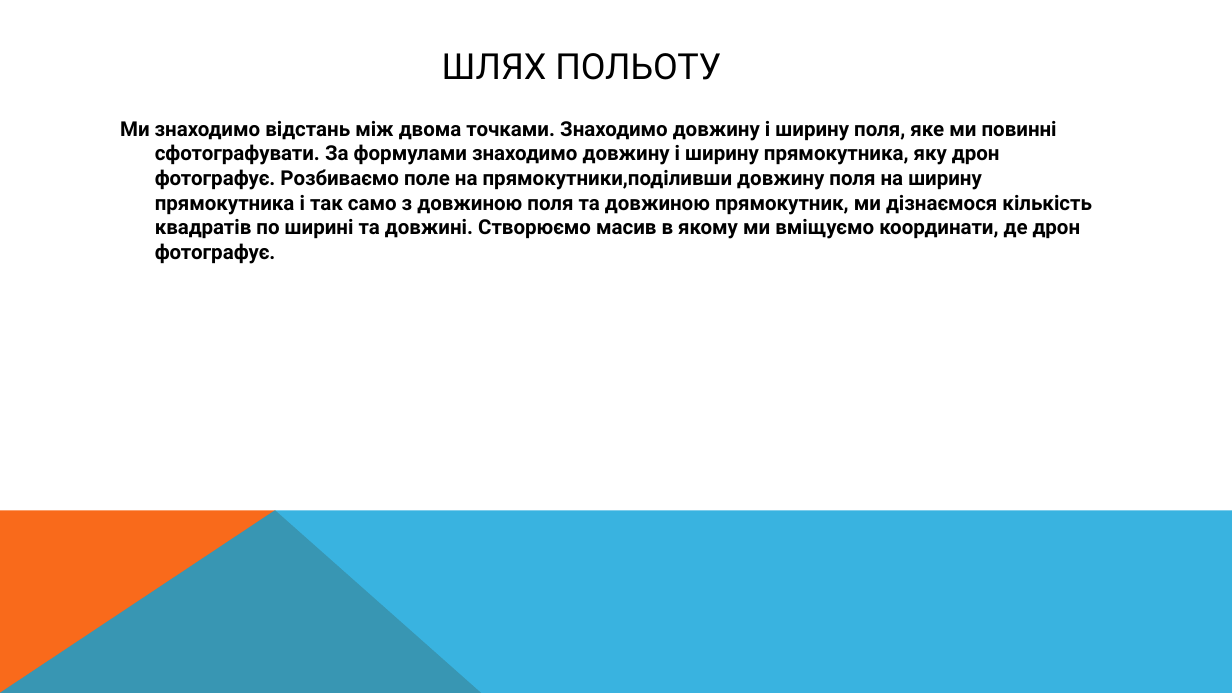
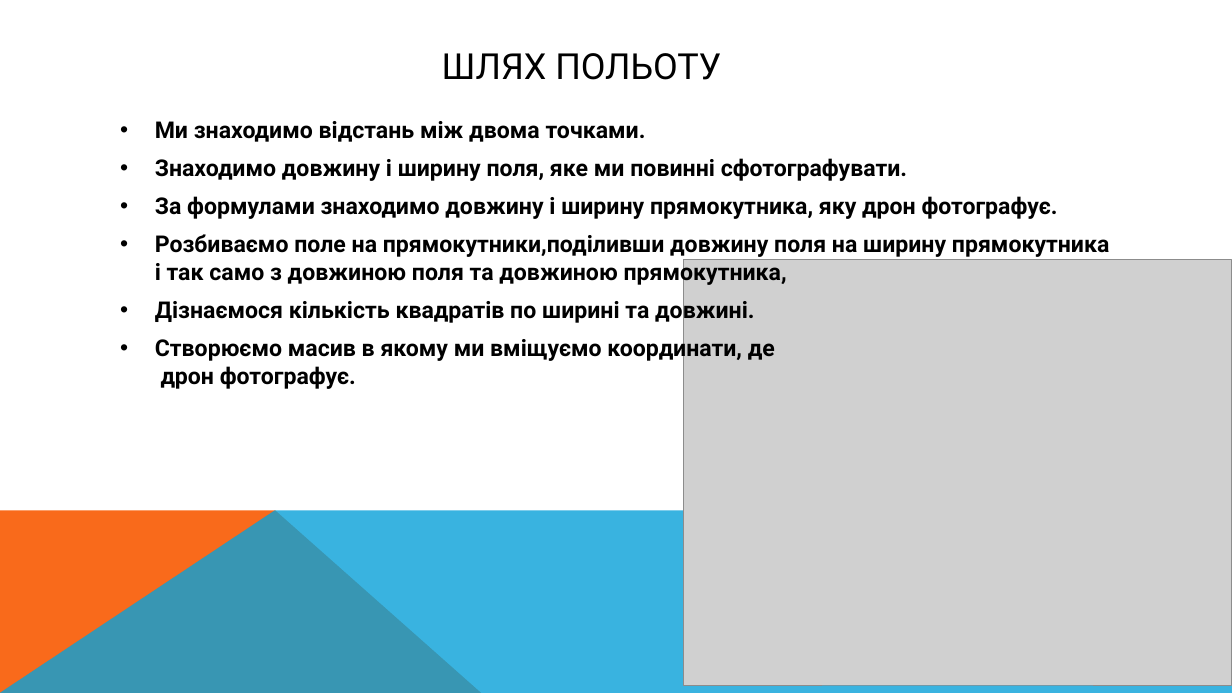
Before and after one commit to Ap3lsin4k/ANDRII-I_liceum, a slide deck: slide 4 of Peppers.pptx. Drawn at 1232x693 pixels with LibreOffice and Linux fonts; fonts in the diff are those of the drawing; grey boxes stand for pictures. Boxes give left, top, right and bottom in pixels: in the first picture for what was removed or moved away, otherwise in the second. Text is boxed around its words. In the diff, an @@ line names an element or a change of style, - is before the commit and + after.

```diff
--- a/Peppers.pptx
+++ b/Peppers.pptx
@@ text at (x1=155, y1=121, x2=1110, y2=389): text changed; size 16 to 18 pt @@
-Ми знаходимо відстань між двома точками. Знаходимо довжину і ширину поля, яке ми повинні сфотографувати. За формулами знаходимо довжину і ширину прямокутника, яку дрон фотографує. Розбиваємо поле на прямокутники,поділивши довжину поля на ширину прямокутника і так само з довжиною поля та довжиною прямокутник, ми дізнаємося кількість квадратів по ширині та довжині. Створюємо масив в якому ми вміщуємо координати, де дрон фотографує.
+• Ми знаходимо відстань між двома точками.
+• Знаходимо довжину і ширину поля, яке ми повинні сфотографувати.
+• За формулами знаходимо довжину і ширину прямокутника, яку дрон фотографує.
+• Розбиваємо поле на прямокутники,поділивши довжину поля на ширину прямокутника і так само з довжиною поля та довжиною прямокутника,
+• Дізнаємося кількість квадратів по ширині та довжині.
+• Створюємо масив в якому ми вміщуємо координати, де
+  дрон фотографує.
@@ picture added at (x1=684, y1=260, x2=1232, y2=685) @@
```
Also in this commit, not shown: 1 other slide changed, 1 slide added, 13 other files.
